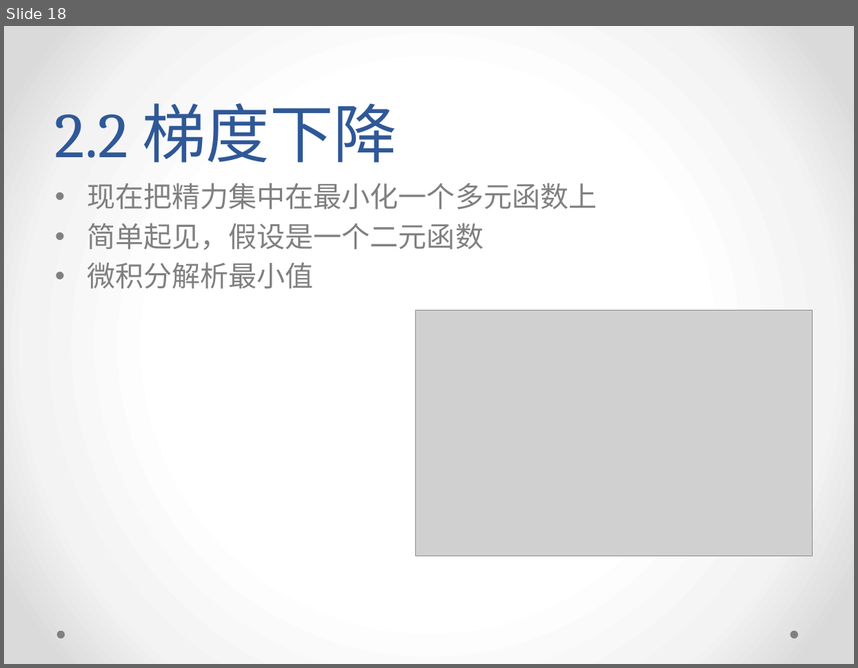
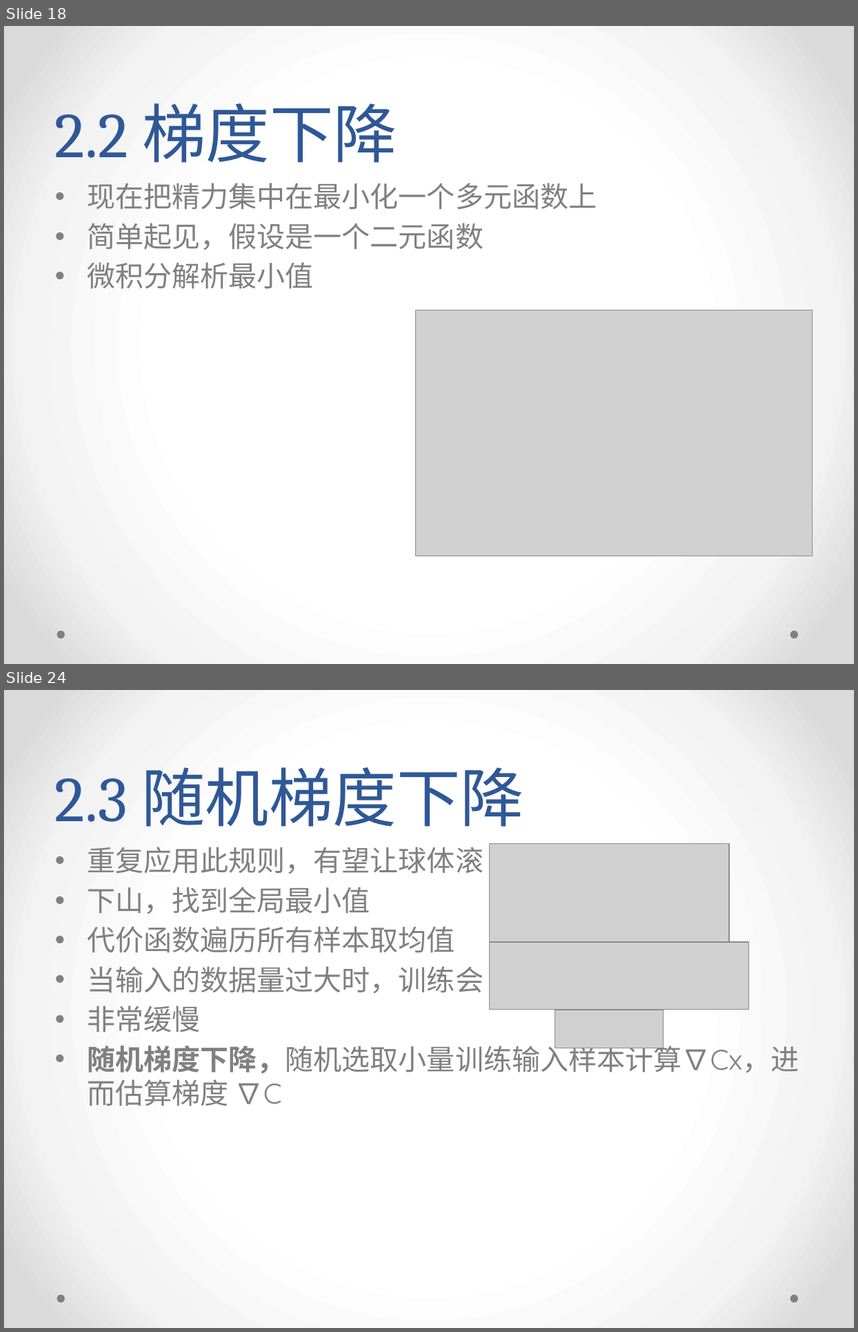
Before and after one commit to yish0000/neuralnetwork, a slide deck: 深度学习数学原理初探.pptx. Shown one above the other, each under a label of ours: slide 18 before the commit, slides 18 and 24 after it; the slides between them are not shown. The pictures are 858x668 and 858x1332 pixels, drawn with LibreOffice and Linux fonts; fonts in the diff are those of the drawing; grey boxes stand for pictures; background and template pictures are left out. Boxes give left, top, right and bottom in pixels: in the first picture for what was removed or moved away, otherwise in the second. Text is boxed around its words. In the diff, an @@ line names an element or a change of style, - is before the commit and + after.

Commit message:
ppt

```diff
--- a/深度学习数学原理初探.pptx
+++ b/深度学习数学原理初探.pptx
@@ slide 24 added at (4,690,854,1328), background gradient #FFFFFF to #F4F4F4 to #DADADA; not listed: 2 template elements that a slide beside it also shows @@
@@ title added at (55,767,524,827), 54 pt, text #2F5897 @@
+2.3 随机梯度下降
@@ text added at (87,847,799,1105), 24 pt, text #808080 @@
+• 重复应用此规则，有望让球体滚
+• 下山，找到全局最小值
+• 代价函数遍历所有样本取均值
+• 当输入的数据量过大时，训练会
+• 非常缓慢
+• 随机梯度下降，随机选取⼩量训练输⼊样本计算∇Cx，进⽽估算梯度 ∇C
@@ picture added at (489,844,729,954) @@
@@ picture added at (489,942,749,1009) @@
@@ picture added at (555,1009,663,1048) @@
```
Also in this commit, not shown: 1 slide changed, 14 other slides added, 1 slide removed.
